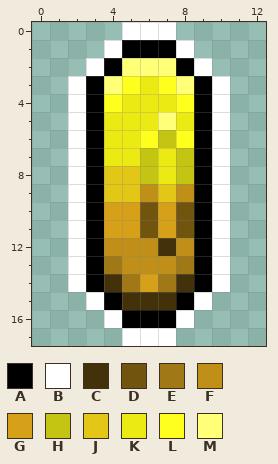
Pixel-art sprite -- Assets/Levels/CMN/Coin/coin_0003.png. The picture above is the old version.
The file is 13x18 pixels.
Palette (. is transparent): A #000000  B #ffffff  C #433209  D #71550f  E #a17816  F #bf8f18  G #d7a019  H #c4c412  J #e2c716  K #ebeb13  L #ffff1d  M #ffff78
Pixels before, first column x 2:
 0 ...BBB...
 1 ..BAAAB..
 2 .BAMMMAB.
 3 BAMLKLMAB
 4 BALKKKLAB
 5 BAKKKMKAB
 6 BAKKLHLAB
 7 BAKKHKHAB
 8 BAJJHKHAB
 9 BAJJFJFAB
10 BAGGDGDAB
11 BAGGDGDAB
12 BAFFFCFAB
13 BAEFFFEAB
14 BACEGECAB
15 .BACCCAB.
16 ..BAAAB..
17 ...BBB...
Once edited:
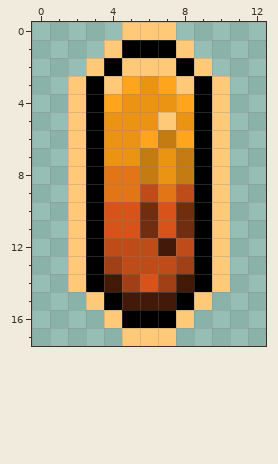
Difference:
colour B: #ffffff -> #ffc978
colour C: #433209 -> #431a09
colour D: #71550f -> #712d0f
colour E: #a17816 -> #a14016
colour F: #bf8f18 -> #bf4c18
colour G: #d7a019 -> #d75319
colour H: #c4c412 -> #c47c12
colour J: #e2c716 -> #e27516
colour K: #ebeb13 -> #eb9413
colour L: #ffff1d -> #ffa41d
y 2: x 5..7 MMM -> BBB
y 3: x 4 M -> B; x 8 M -> B
y 5: x 7 M -> B
Pixel boxes of the changes (left, top, right, bottom) in both pictures:
changed: (68, 22, 230, 346)
